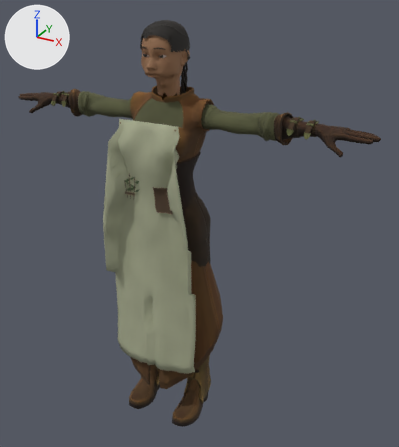
A saved change to the glTF model outputs/AshenOathTheRoadBetweenCrowns/assets_external/design_pack_v1/humans/C03_Mira_Fen.glb.
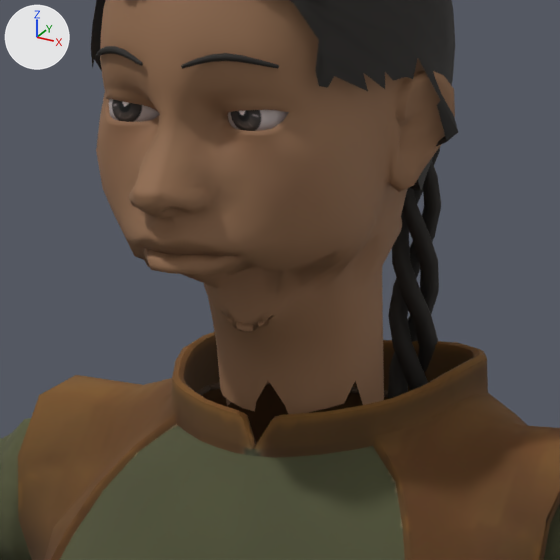
Each version appears first whole from a 50 mm camera at (1.177, -1.857, 1.909) aimed at (0.112, 0.08, 0.941), and next in a close-up on the part from 32% to 51% of the width and 9% to 26% of the height. Every picture has the same lights, and +X, +Y and +Z are marked at upper left. The first two pictures are the older version. Vertices at exactly the same position are counted once.

Objects in the first close-up: 'C03_MotionFittedAssembly'.
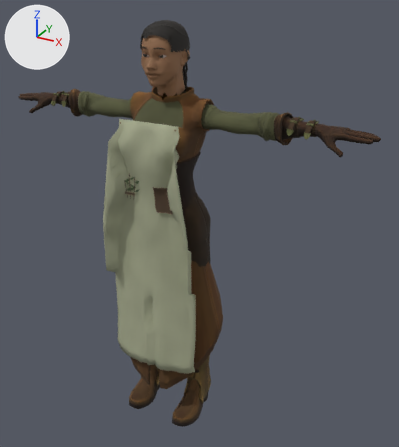
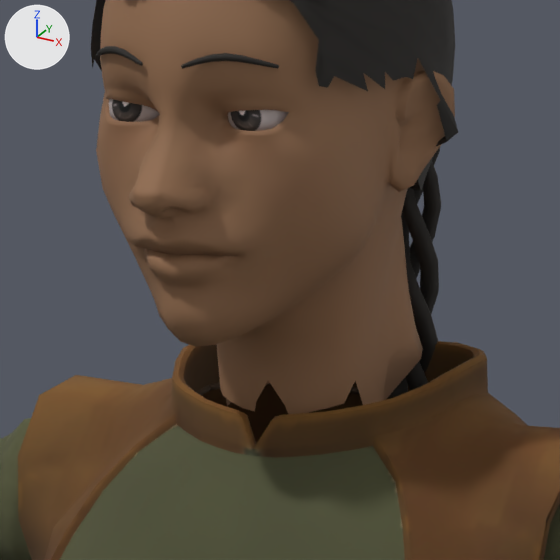
What differs and where, as boxes (x1, y1, x2, y2) in the close-ups (560 x 560 px; the box of a moved part takes in the faces that stretch with it):
part 1 of me_anwen_combined_002, moved or reshaped
    before: (134, 250, 384, 386)
    after: (134, 227, 423, 400)

Diff of the bpy script that builds the scene:
```diff
--- a/outputs/AshenOathTheRoadBetweenCrowns/assets_external/design_pack_v1/humans/C03_Mira_Fen.glb.py
+++ b/outputs/AshenOathTheRoadBetweenCrowns/assets_external/design_pack_v1/humans/C03_Mira_Fen.glb.py
@@ me_anwen_combined_002 @@
 me_anwen_combined_002.from_pydata(...)  # 12886 vertices, 24619 faces; spans x -0.83..0.83, y -0.19..0.17, z -0.01..1.77
 # used by ob_c03_motionfittedassembly; location = (0.0, 0.0, 0.0)
+# me_anwen_combined_002 part 1: 133 of 12886 vertices moved; they spanned x -0.04..0.04, y -0.02..0.07, z 1.52..1.57 and now span x -0.06..0.06, y -0.09..0.09, z 1.52..1.57; mean shift (0.0, -0.02, 0.0); largest move (0.0, -0.02, 1.57) -> (0.0, -0.09, 1.57)
 me_anwen_combined_002.materials.append(mat_mira_fen_c03_privateanatomyatlas)
```
